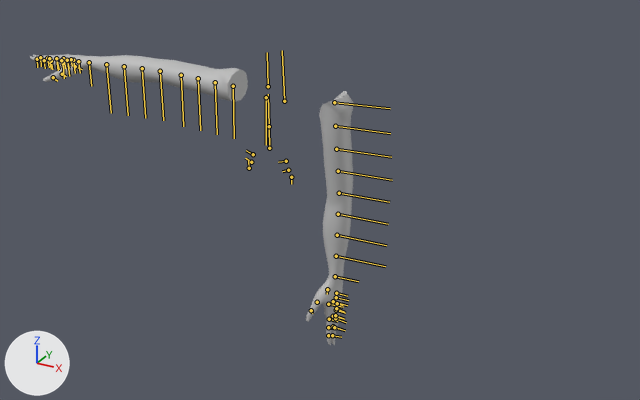
Two versions of the FBX model MagesSanctum/Assets/Meshes/Arms.fbx, one commit apart.
Both versions are drawn from a camera (50 mm lens) standing at (1.049, -1.661, 1.937) and looking at (0.176, -0.075, 1.143). Every picture has the same lights, and +X, +Y and +Z are marked at lower left. Both versions are drawn at frame 81 of the action 'Take 001'; the numbers are the values there. The bones that bend it are drawn over the model as lines.

Names of what the first picture shows: 'geo'.
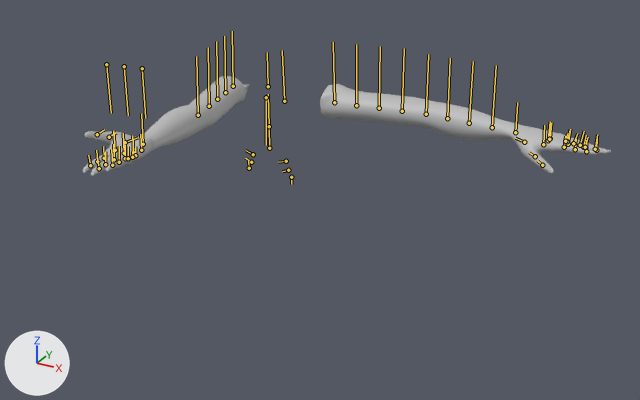
What the commit changed:
Bone 'Shoulder_Left_BND' (bone_shoulder_left_bnd) turns from (1, 1, -89) to (0, 0, 0) degrees about its own x, y and z.
Bone 'Shoulder_Right_BND' (bone_shoulder_right_bnd) turns from (0, 0, 0) to (0, -75, 180) degrees about its own x, y and z.

Location of each change, (x1, y1, x2, y2) in pixels of the pictures (640 x 400 px):
'geo', posed (63% wider, 65% shorter)
    before: (30, 54, 354, 345)
    after: (82, 76, 611, 176)
bone 'Shoulder_Left_BND', root to tip
    before: (334, 102) to (390, 108)
    after: (334, 102) to (333, 42)
bone 'Shoulder_Right_BND', root to tip
    before: (233, 86) to (234, 138)
    after: (233, 86) to (232, 31)
